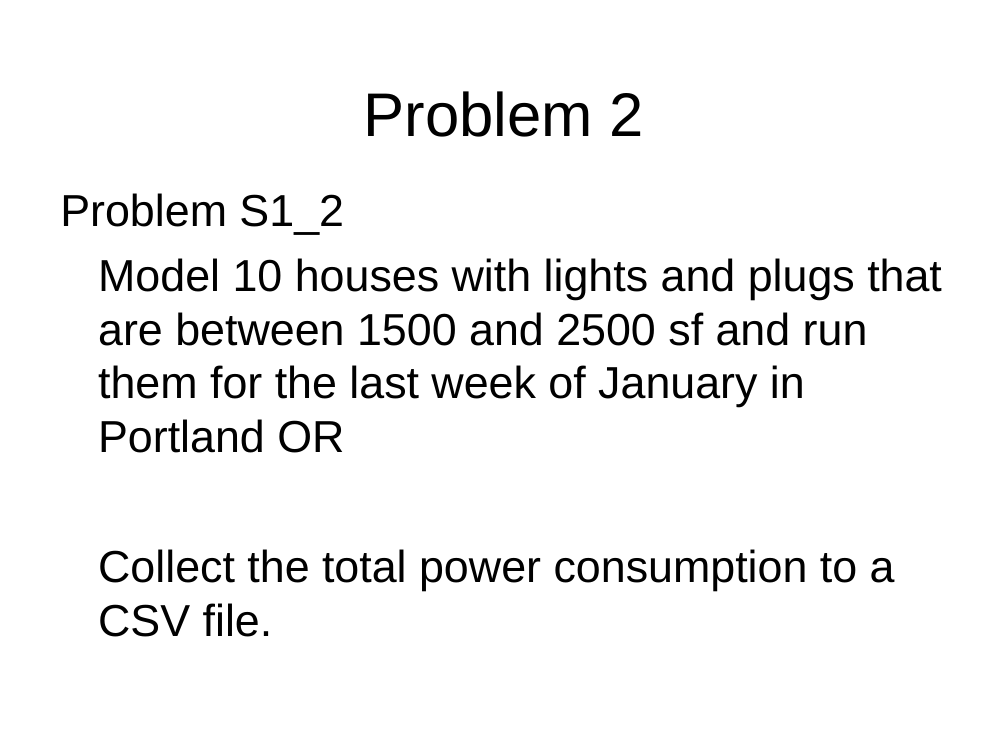
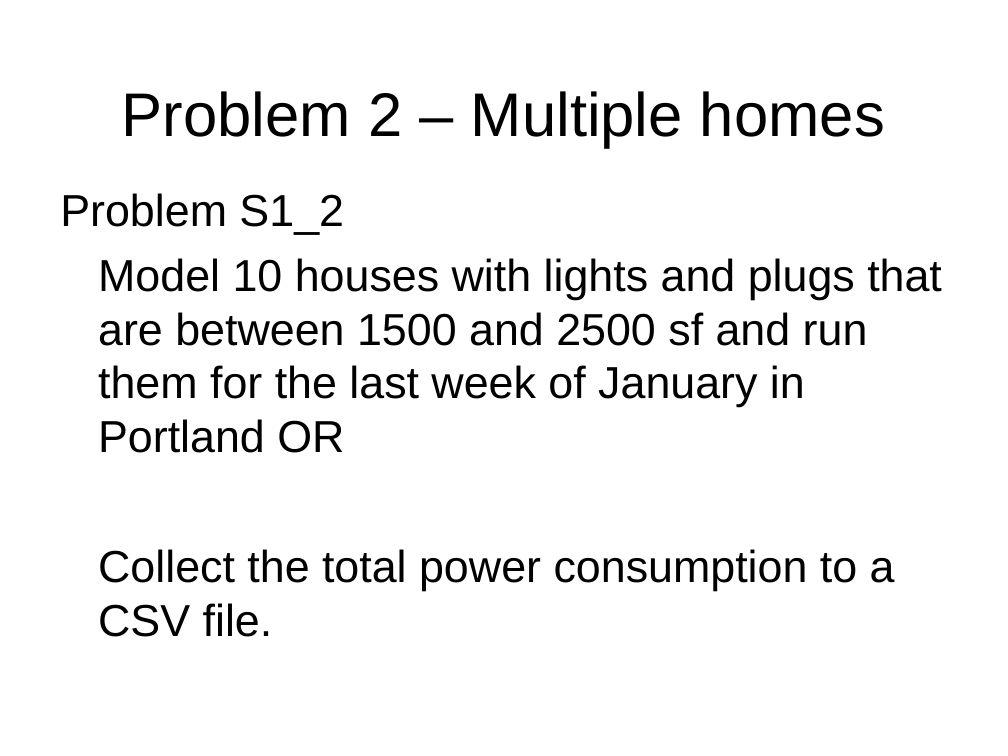
Before and after one commit to gridlab-d/course, a slide deck: slide 19 of Short/1 - Residential.ppt (slide 9 before the commit). Drawn at 1008x756 pixels with LibreOffice and Linux fonts; fonts in the diff are those of the drawing; background and template pictures are left out. Boxes give left, top, right and bottom in pixels: in the first picture for what was removed or moved away, otherwise in the second. Text is boxed around its words. In the diff, an @@ line names an element or a change of style, - is before the commit and + after.

Commit message:
Added problems and extended scope of lesson to include schedules, enduses, and controllers.

```diff
--- a/Short/1 - Residential.ppt
+++ b/Short/1 - Residential.ppt
@@ title at [122, 91, 885, 148]: text changed @@
-Problem 2
+Problem 2 – Multiple homes
```
Also in this commit, not shown: 9 other slides changed, 30 slides added, 6 other files.
